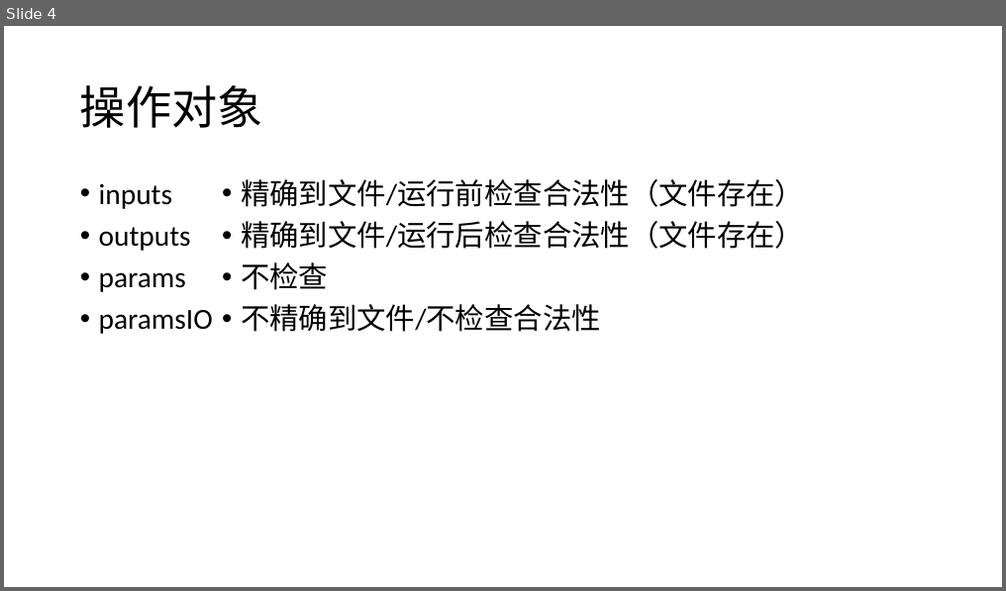
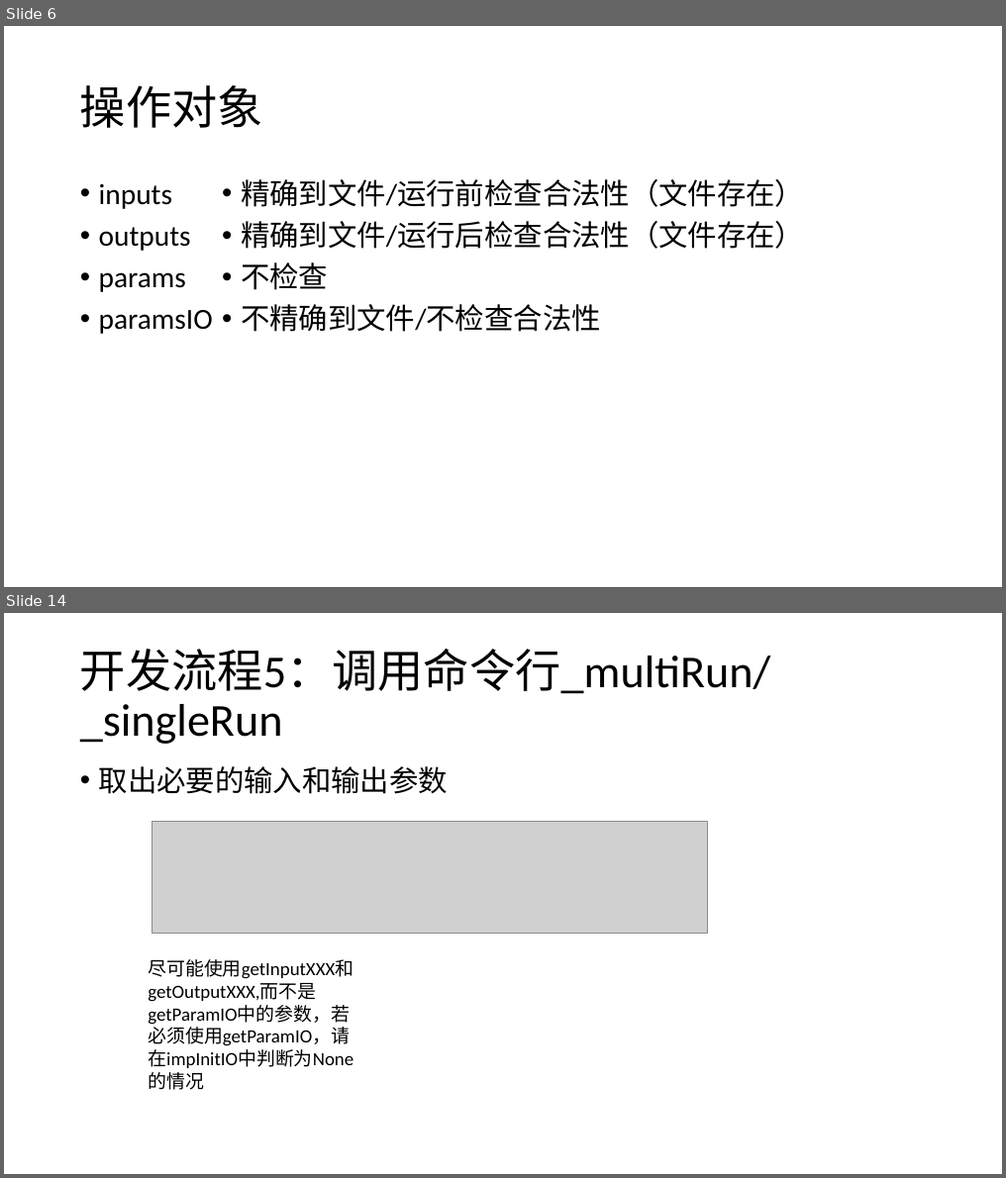
Before and after one commit to chansigit/HCAChina-Doc, a slide deck: 施工文档/开发文档/HCA-China Pipeline Framework 魏征.pptx. Shown one above the other, each under a label of ours: slide 4 before the commit, slides 6 and 14 after it; the slides between them are not shown. The pictures are 1006x591 and 1006x1178 pixels, drawn with LibreOffice and Linux fonts; fonts in the diff are those of the drawing; grey boxes stand for pictures. Boxes give left, top, right and bottom in pixels: in the first picture for what was removed or moved away, otherwise in the second. Text is boxed around its words. In the diff, an @@ line names an element or a change of style, - is before the commit and + after.

Commit message:
update 开发文档

```diff
--- a/施工文档/开发文档/HCA-China Pipeline Framework 魏征.pptx
+++ b/施工文档/开发文档/HCA-China Pipeline Framework 魏征.pptx
@@ slide 14 added at box(4, 613, 1002, 1174), background #FFFFFF @@
@@ title added at box(80, 649, 771, 744), 44 pt, text #000000 @@
+开发流程5：调用命令行_multiRun/_singleRun
@@ text added at box(99, 766, 448, 794), 28 pt, text #000000 @@
+• 取出必要的输入和输出参数
@@ picture added at box(152, 821, 707, 933) @@
@@ text added at box(148, 959, 353, 1068), 18 pt, text #000000 @@
+尽可能使用getInputXXX和getOutputXXX,而不是getParamIO中的参数，若必须使用getParamIO，请在impInitIO中判断为None的情况
@@ what was slide 4 is now slide 6 @@
```
Also in this commit, not shown: 10 other slides added, 1 slide removed.
